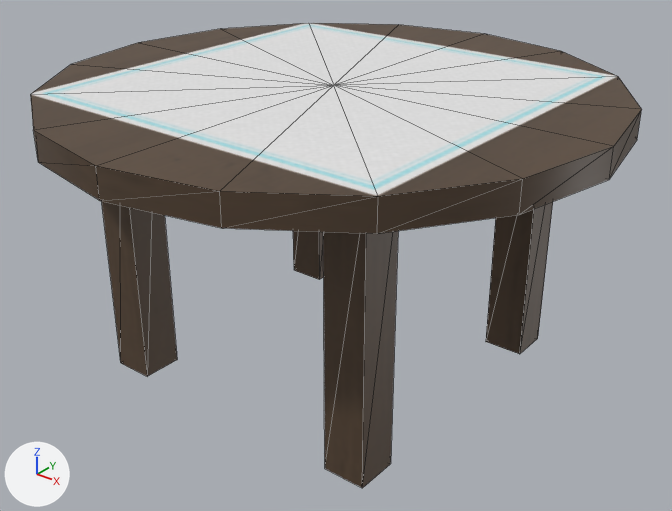
The FBX model Assets/table.fbx as it was, and as the next commit left it.
Rendered twice from a 50 mm lens placed at (1.94, -2.41, 1.91), pointed at (0.03, -0.03, 0.43). Every picture has the same lights, and +X, +Y and +Z are marked at lower left. Mesh edges are drawn as thin lines. Where no turn or scale is listed for an object, it has been applied to the vertices.

Names of what the first picture shows: 'table'.
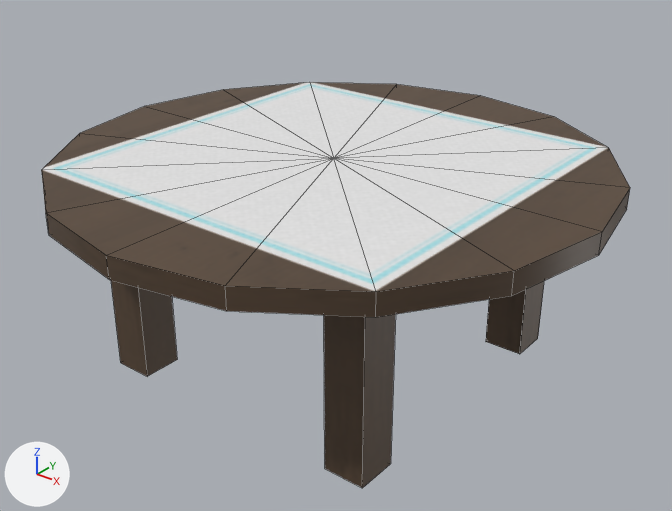
Commit message: Scaled tables down in height.

The change, as a diff of the scene's bpy script:
```diff
--- a/Assets/table.fbx.py
+++ b/Assets/table.fbx.py
@@ me_mesh @@
 # used by ob_table; location = (0.0, 0.0, 0.0)
-me_mesh.from_pydata(...)  # 66 vertices, 104 faces; spans x -1.0..1.0, y -1.0..1.0, z 0.0..1.05
+me_mesh.from_pydata(...)  # 66 vertices, 68 faces; spans x -1.0..1.0, y -1.0..1.0, z 0.0..0.79
+# me_mesh part 1: a new loose piece, a 16-sided cylinder along z spanning x -1.0..1.0, y -1.0..1.0, z 0.712..0.787, in mat_tex_table (picture img_table_png)
+# me_mesh part 2: the loose piece of 34 vertices spanning x -1.0..1.0, y -1.0..1.0, z 0.95..1.05 is deleted
+# me_mesh part 3
+# 16 vertices are removed from x -0.57..0.57, y -0.57..0.58, z 1.0
+# 40 faces are deleted
+# 8 new vertices lie (0.0, 0.01, 0.75) away from vertices in x -0.57..0.57, y 0.42..0.57, z 0.0
+# 8 new vertices lie (0.0, 0.0, 0.75) away from vertices in x -0.57..0.57, y -0.57..-0.42, z 0.0
+# 20 new faces join them
 me_mesh.materials.append(mat_tex_table)
```

Location of each change, (x1, y1, x2, y2) in pixels of the pictures (672 x 511 px):
'table', reshaped (13% shorter)
    before: (31, 23, 642, 488)
    after: (42, 82, 630, 488)
part 1 of me_mesh, added
    after: (42, 82, 630, 317)
part 2 of me_mesh, deleted
    before: (31, 23, 642, 234)
part 3 of me_mesh, cut back
    before: (102, 201, 553, 488)
    after: (111, 280, 544, 488)
